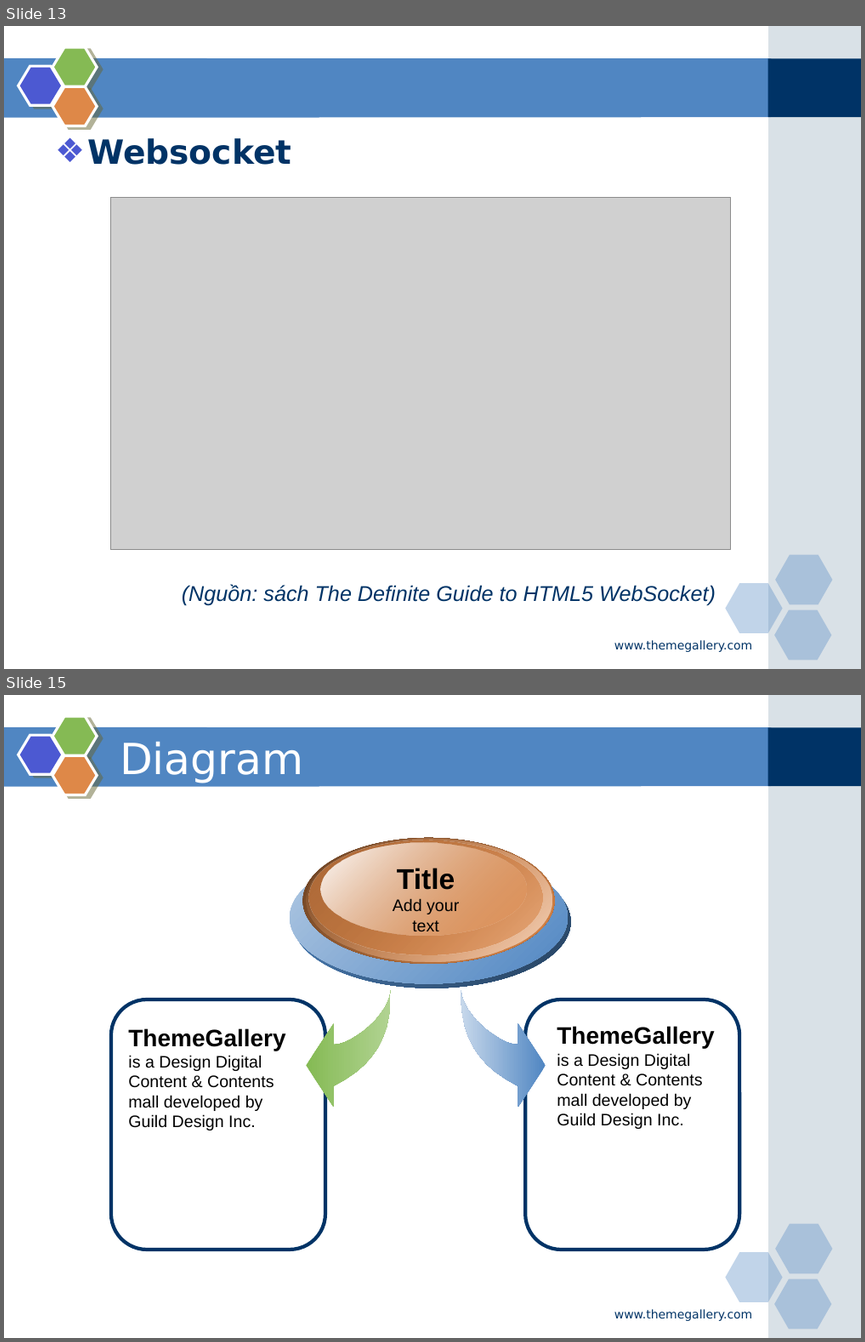
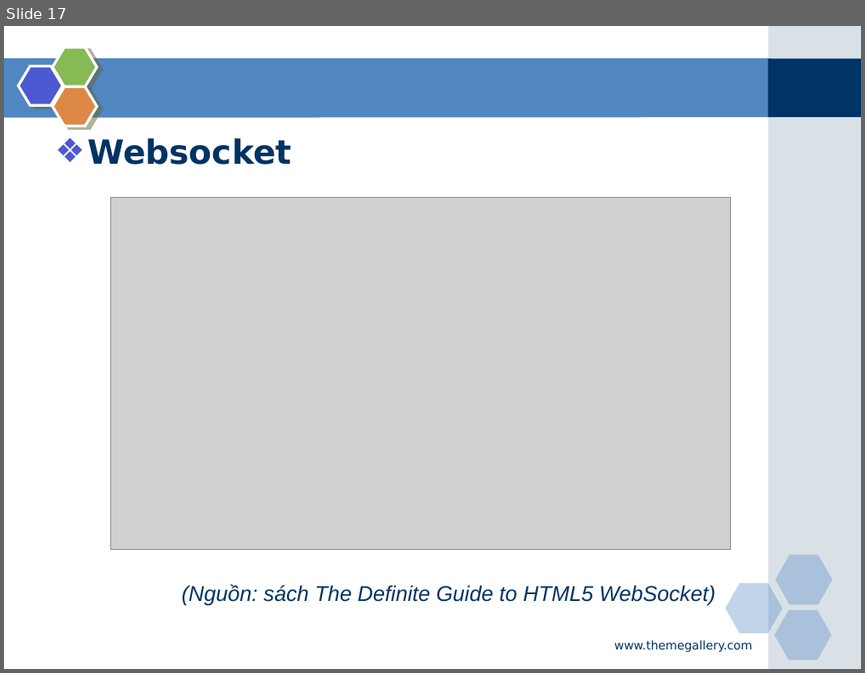
Before and after one commit to phamduong/graduation-project-agile-tool, a slide deck: Báo cáo/Slide bao cao.pptx. Shown one above the other, each under a label of ours: slides 13 and 15 before the commit, slide 17 after it; the slides between them are not shown. The pictures are 865x1342 and 865x673 pixels, drawn with LibreOffice and Linux fonts; fonts in the diff are those of the drawing; grey boxes stand for pictures. Boxes give left, top, right and bottom in pixels: in the first picture for what was removed or moved away, otherwise in the second. Text is boxed around its words. In the diff, an @@ line names an element or a change of style, - is before the commit and + after.

```diff
--- a/Báo cáo/Slide bao cao.pptx
+++ b/Báo cáo/Slide bao cao.pptx
@@ slide 15 removed at <box>4,695,861,1338</box>, background #FFFFFF; not listed: 9 template elements that a slide beside it also shows @@
@@ title removed at <box>120,741,303,783</box> @@
-Diagram
@@ group removed at <box>290,838,570,987</box>: 6 ellipses @@
@@ text removed at <box>392,868,459,931</box> @@
-Title
-Add your text
@@ rounded rectangle removed at <box>111,999,325,1249</box> @@
@@ freeform shape removed at <box>306,991,391,1107</box> @@
@@ freeform shape removed at <box>460,991,545,1107</box> @@
@@ rounded rectangle removed at <box>525,999,739,1249</box> @@
@@ text removed at <box>556,1026,714,1129</box> @@
-ThemeGallery is a Design Digital Content & Contents mall developed by Guild Design Inc.
@@ text removed at <box>128,1028,285,1130</box> @@
-ThemeGallery is a Design Digital Content & Contents mall developed by Guild Design Inc.
@@ text removed at <box>614,1309,752,1321</box> @@
-www.themegallery.com
@@ what was slide 13 is now slide 17 @@
```
Also in this commit, not shown: 4 slides changed, 9 slides added, 17 other slides removed, 13 other files.
